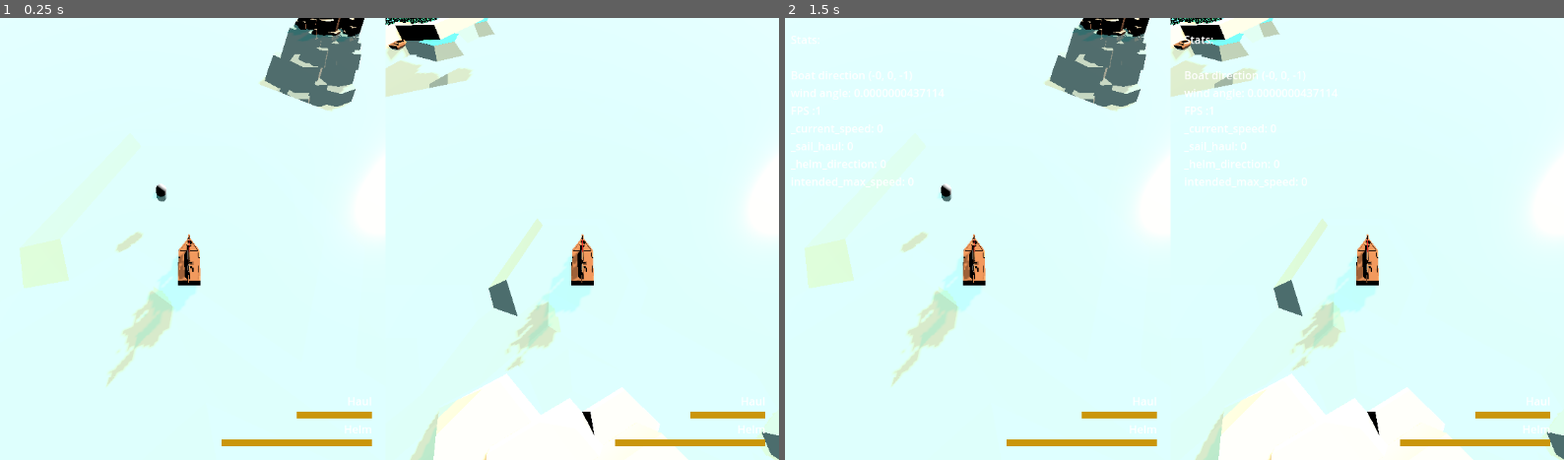
Above: before the commit, frames 1-2 (left to right).
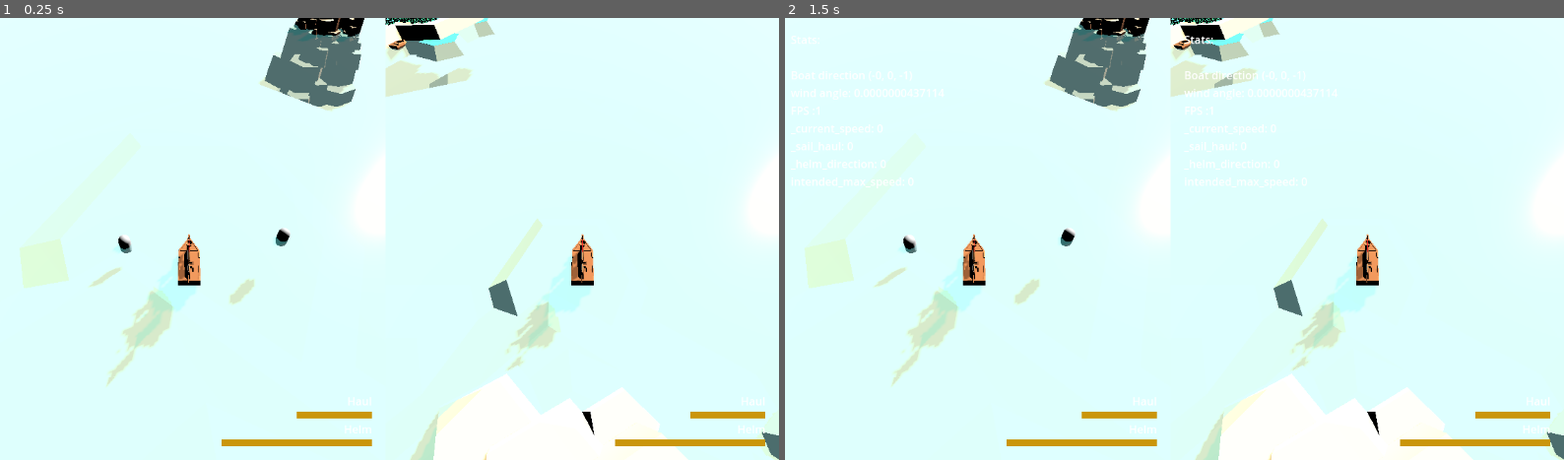
Above: after the commit, the same moments.

Repository: loiclovitana/Crapirate
Game: Godot game, scene res://src/gamemode/race.tscn
Two runs of this game, one before a commit and one after it. Both use one fixed random seed, a clock stepped at 60 frames per second and the inputs below.
Inputs:
- Up to frame 1 (0.25 s): no input
- Up to frame 2 (1.5 s): tap Enter at 0.5 s; tap Space at 1.25 s

The runs differ from the first frame. In frame 1, 0.3% of the frame differs, in the area x 11-38%, y 37-65%; in frame 2, 0.3%.
Error in both runs: Attempt to call function 'add_child' in base 'null instance' on a null instance. (res://src/player/shooter.gd:58)

Commit message:
add raceline

Diff:
--- a/src/gamemode/parcour/buoy.gd
+++ b/src/gamemode/parcour/buoy.gd
@@ -1,5 +1,7 @@
 extends RigidBody3D
 
+## Positon where the buoy doesn't move if no force is applied to it
+@onready var stable_position : Vector3 = get_global_position()
 
 # Called when the node enters the scene tree for the first time.
 func _ready():
@@ -12,6 +14,6 @@
 	pass
 
 func _physics_process(delta):
-	var rel_position = get_parent().get_global_position() -get_global_position()
+	var rel_position = stable_position - get_global_position()
 	var friction = self.linear_velocity*self.linear_velocity.length()
 	apply_central_force(rel_position*3-friction)
--- /dev/null
+++ b/src/gamemode/parcour/raceline.gd
@@ -0,0 +1,21 @@
+extends Node3D
+
+
+@export var portMark : Node3D ## Mark that define the port side of the line
+@export var startbordMark : Node3D ## Mark that define the starboard side of the line
+
+@onready var line : RayCast3D = %Line
+
+# Called when the node enters the scene tree for the first time.
+func _ready() -> void:
+	_update_raycast_position()
+
+
+# Called every frame. 'delta' is the elapsed time since the previous frame.
+func _process(delta: float) -> void:
+	_update_raycast_position()
+
+
+func _update_raycast_position():
+	line.set_global_position(portMark.get_global_position())
+	line.set_target_position(startbordMark.get_global_position() -portMark.get_global_position())
--- /dev/null
+++ b/src/gamemode/parcour/raceline.tscn
@@ -0,0 +1,11 @@
+[gd_scene load_steps=2 format=3 uid="uid://bshx3wv2h387b"]
+
+[ext_resource type="Script" path="res://src/gamemode/parcour/raceline.gd" id="1_7fbee"]
+
+[node name="RaceLine" type="Node3D"]
+script = ExtResource("1_7fbee")
+
+[node name="Line" type="RayCast3D" parent="."]
+unique_name_in_owner = true
+collision_mask = 2
+debug_shape_thickness = 5
--- a/src/gamemode/race.tscn
+++ b/src/gamemode/race.tscn
@@ -7,7 +7,8 @@
 [ext_resource type="Script" path="res://src/StaticCamera.gd" id="4_2hlpx"]
 [ext_resource type="Script" path="res://src/gamemode/parcours.gd" id="6_iee00"]
 [ext_resource type="PackedScene" uid="uid://wwbhal8v70ht" path="res://src/gamemode/parcour/race_mark.tscn" id="7_li58y"]
-[ext_resource type="Script" path="res://src/gamemode/raceGate.gd" id="7_pi3qw"]
+[ext_resource type="PackedScene" uid="uid://bshx3wv2h387b" path="res://src/gamemode/parcour/raceline.tscn" id="8_gpvjv"]
+[ext_resource type="PackedScene" uid="uid://b8q0p5qi2obaf" path="res://src/gamemode/parcour/buoy.tscn" id="9_w4rdk"]
 
 [node name="Race" type="Node"]
 script = ExtResource("1_kg8se")
@@ -55,66 +56,16 @@
 [node name="Parcours" type="Node3D" parent="."]
 script = ExtResource("6_iee00")
 
+[node name="StartLine" parent="Parcours" node_paths=PackedStringArray("portMark", "startbordMark") instance=ExtResource("8_gpvjv")]
+transform = Transform3D(1, 0, 0, 0, 1, 0, 0, 0, 1, 11.9279, 0, -1.54629)
+portMark = NodePath("Buoy")
+startbordMark = NodePath("Buoy2")
+
+[node name="Buoy" parent="Parcours/StartLine" instance=ExtResource("9_w4rdk")]
+transform = Transform3D(1, 0, 0, 0, 1, 0, 0, 0, 1, -4.63864, 0, 0.334988)
+
+[node name="Buoy2" parent="Parcours/StartLine" instance=ExtResource("9_w4rdk")]
+transform = Transform3D(1, 0, 0, 0, 1, 0, 0, 0, 1, 2.14992, -1.90735e-06, -0.0407429)
+
 [node name="RaceMark" parent="Parcours" instance=ExtResource("7_li58y")]
-transform = Transform3D(1, 0, 0, 0, 1, 0, 0, 0, 1, 8.65636, -3.8147e-06, -4.32877)
-
-[node name="Start" type="Node3D" parent="Parcours"]
-transform = Transform3D(1, 0, 0, 0, 1, 0, 0, 0, 1, 16.0995, 0, 18.456)
-script = ExtResource("7_pi3qw")
-
-[node name="babord" type="Marker3D" parent="Parcours/Start"]
-gizmo_extents = 2.0
-
-[node name="tribord" type="Marker3D" parent="Parcours/Start"]
-transform = Transform3D(1, 0, 0, 0, 1, 0, 0, 0, 1, 7.90831, 0, 0)
-gizmo_extents = 2.0
-
-[node name="Gate1" type="Node3D" parent="Parcours"]
-transform = Transform3D(0.877062, 0, 0.480377, 0, 1, 0, -0.480377, 0, 0.877062, 25.1866, 3.8147e-06, -27.4759)
-
-[node name="babord" type="Marker3D" parent="Parcours/Gate1"]
-gizmo_extents = 2.0
-
-[node name="tribord" type="Marker3D" parent="Parcours/Gate1"]
-transform = Transform3D(1, 0, 0, 0, 1, 0, 0, 0, 1, 7.90831, 0, 0)
-gizmo_extents = 2.0
-
-[node name="Gate2" type="Node3D" parent="Parcours"]
-transform = Transform3D(-0.501692, 0, 0.865046, 0, 1, 0, -0.865046, 0, -0.501692, -30.947, 3.8147e-06, -36.1614)
-
-[node name="babord" type="Marker3D" parent="Parcours/Gate2"]
-gizmo_extents = 2.0
-
-[node name="tribord" type="Marker3D" parent="Parcours/Gate2"]
-transform = Transform3D(1, 0, 0, 0, 1, 0, 0, 0, 1, 7.90831, 0, 0)
-gizmo_extents = 2.0
-
-[node name="Gate3" type="Node3D" parent="Parcours"]
-transform = Transform3D(0.485008, 0, -0.87451, 0, 1, 0, 0.87451, 0, 0.485008, -21.6134, 3.8147e-06, -23.4997)
-
-[node name="babord" type="Marker3D" parent="Parcours/Gate3"]
-gizmo_extents = 2.0
-
-[node name="tribord" type="Marker3D" parent="Parcours/Gate3"]
-transform = Transform3D(1, 0, 0, 0, 1, 0, 0, 0, 1, 7.90831, 0, 0)
-gizmo_extents = 2.0
-
-[node name="Gate4" type="Node3D" parent="Parcours"]
-transform = Transform3D(-0.870768, 0, -0.491694, 0, 1, 0, 0.491694, 0, -0.870768, -10.8848, 0, -20.4873)
-
-[node name="babord" type="Marker3D" parent="Parcours/Gate4"]
-gizmo_extents = 2.0
-
-[node name="tribord" type="Marker3D" parent="Parcours/Gate4"]
-transform = Transform3D(1, 0, 0, 0, 1, 0, 0, 0, 1, 7.90831, 0, 0)
-gizmo_extents = 2.0
-
-[node name="Finish" type="Node3D" parent="Parcours"]
-transform = Transform3D(-0.975204, 0, 0.22131, 0, 1, 0, -0.22131, 0, -0.975204, -13.7664, 3.8147e-06, 5.47177)
-
-[node name="babord" type="Marker3D" parent="Parcours/Finish"]
-gizmo_extents = 2.0
-
-[node name="tribord" type="Marker3D" parent="Parcours/Finish"]
-transform = Transform3D(1, 0, 0, 0, 1, 0, 0, 0, 1, 7.90831, 0, 0)
-gizmo_extents = 2.0
+transform = Transform3D(1, 0, 0, 0, 1, 0, 0, 0, 1, 21.2793, -5.72205e-06, 14.5298)
--- a/src/gamemode/raceMark.gd
+++ b/src/gamemode/raceMark.gd
@@ -22,10 +22,20 @@
 			%Arrow.visible=false
 	else:
 		if not %Arrow.visible:
-			%Arrow.visible
+			%Arrow.visible=true
 
+## add player as the next mark in the race
 func add_player_(boat : Boat):
 	_boats_to_cross.append(boat)
 	for child in %Arrow.get_children():
-		var p_id = boat.player
-		child.set_layer_mask_value(10 +1 ,false)
+		var p_id = int(boat.player)
+		if 0<p_id<10:
+			child.set_layer_mask_value(10 +p_id ,true)
+
+## remove player from tracking this mark
+func remove_player(boat : Boat):
+	_boats_to_cross.erase(boat)
+	var p_id = int(boat.player)
+	for child in %Arrow.get_children():
+		if 0<p_id<10:
+			child.set_layer_mask_value(10 +p_id ,false)
Not shown: 1 places in src/gamemode/race.tscn that only renumber resources
